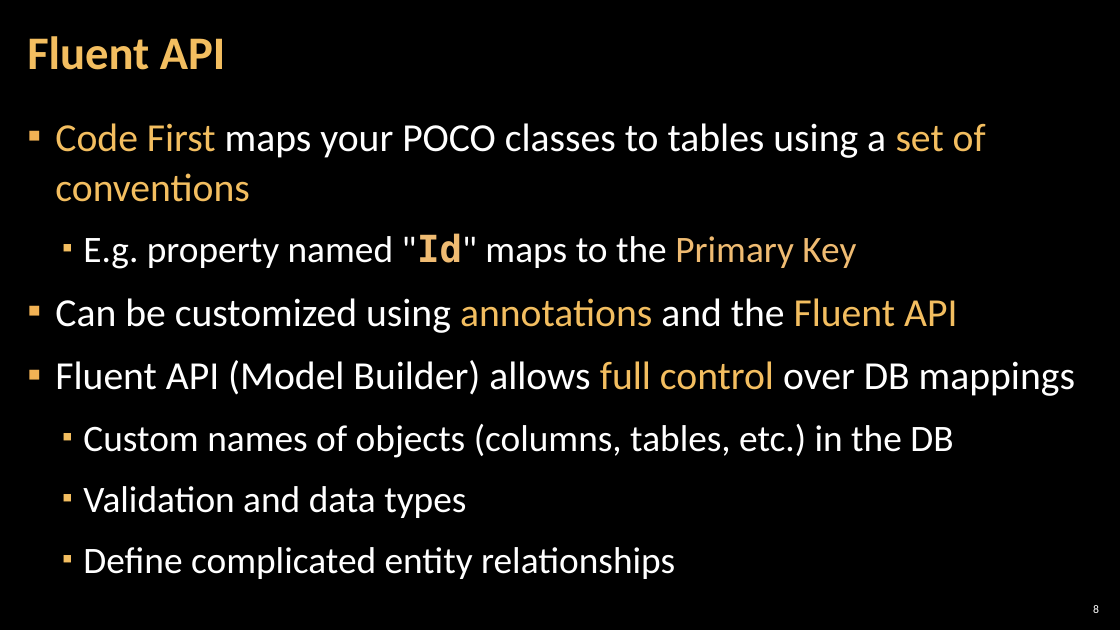
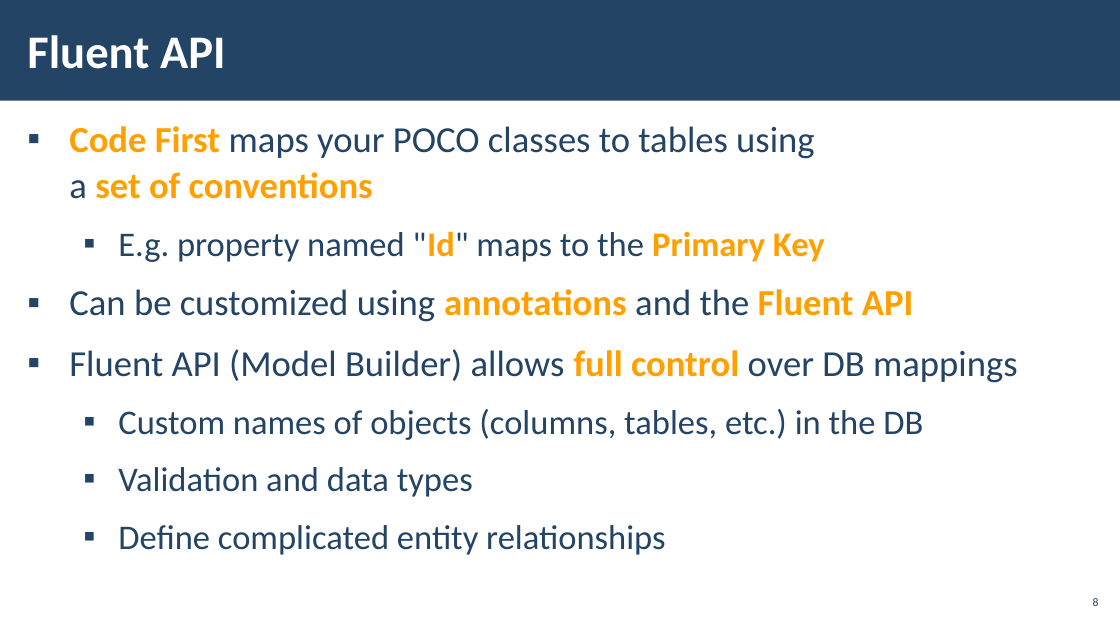
Before and after one commit to pirocorp/Databases-Advanced---Entity-Framework, a slide deck: slide 8 of 05. Entity Relations/05. DB-Advanced-EF-Core-Entity-Relations.pptx. Drawn at 1120x630 pixels with LibreOffice and Linux fonts; fonts in the diff are those of the drawing; background and template pictures are left out. Boxes give left, top, right and bottom in pixels: in the first picture for what was removed or moved away, otherwise in the second. Text is boxed around its words. In the diff, an @@ line names an element or a change of style, - is before the commit and + after.

```diff
--- a/05. Entity Relations/05. DB-Advanced-EF-Core-Entity-Relations.pptx
+++ b/05. Entity Relations/05. DB-Advanced-EF-Core-Entity-Relations.pptx
@@ rectangle added at (x1=0, y1=0, x2=1120, y2=101), fill #234465 @@
@@ title "Fluent API" at (x1=27, y1=35, x2=225, y2=69): text colour #F3BE60 to #FFFFFF; line spacing 0.9 to 1 @@
@@ text "Code First maps your POCO ..." at (x1=69, y1=126, x2=1018, y2=555): size 34 to 31.4 pt in "Code First maps your POCO classes to ...", "Can be customized using annotations and the ...", "Fluent API (Model Builder) allows full control ..."; text colour #F3BE60 to #FFA000 in "Code First set of conventions", "annotations Fluent API", "full control"; text colour #FFFFFF to #234465 in "maps your POCO classes to tables using ...", "E.g. property named "Id" maps to the", "Can be customized using and the", "Fluent API (Model Builder) allows over DB ..." and 3 more places; bold on in "Code First set of conventions", "Primary Key", "annotations Fluent API", "full control"; size 32 to 29.6 pt in "E.g. property named "Id" maps to the ...", "Custom names of objects (columns, tables, etc.) ...", "Validation and data types", "Define complicated entity relationships"; font DejaVu Sans Mono to Calibri in ""Id""; text colour #EFBB72 to #FFA000 in ""Id" Primary Key"; indent changed; bullet colour #F2B254 to #234465; bullet colour #F3BE60 to #234465 @@
@@ page number moved from (x1=1093, y1=605, x2=1099, y2=613) to (x1=1093, y1=598, x2=1099, y2=606) @@
@@ page number at (x1=1093, y1=598, x2=1099, y2=606): text colour #FFFFFF to #234465 @@
```
Also in this commit, not shown: 27 other slides changed, 27 slides added, 3 slides removed.
